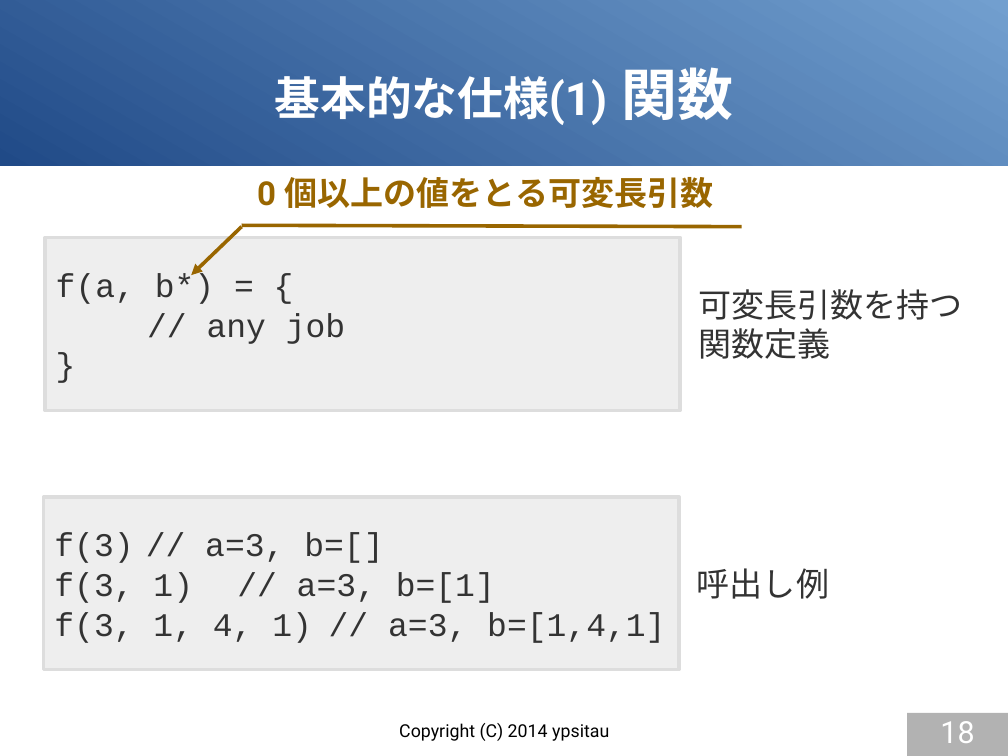
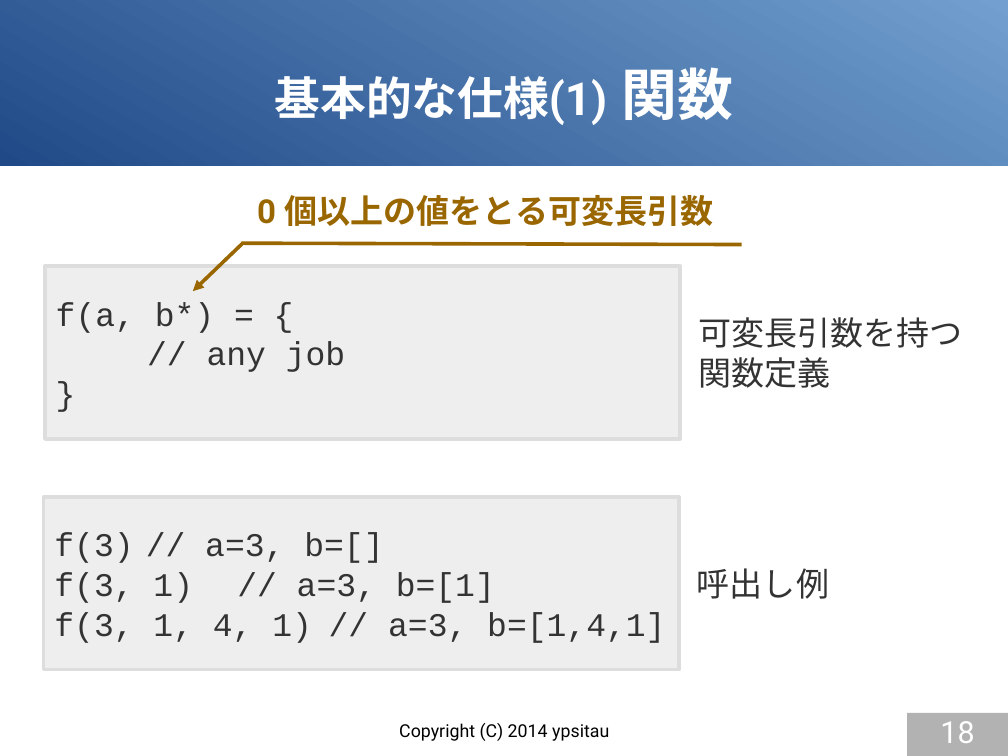
Before and after one commit to gura-lang/gura-doc, a slide deck: slide 18 of presentation/gura-introduction.odp. Drawn at 1008x756 pixels with LibreOffice and Linux fonts; fonts in the diff are those of the drawing. Boxes give left, top, right and bottom in pixels: in the first picture for what was removed or moved away, otherwise in the second. Text is boxed around its words. In the diff, an @@ line names an element or a change of style, - is before the commit and + after.

```diff
--- a/presentation/gura-introduction.odp
+++ b/presentation/gura-introduction.odp
@@ text "0 個以上の値をとる可変長引数": place and size @@
-text "0 個以上の値をとる可変長引数" at <box>257,177,713,208</box>
+text "0 個以上の値をとる可変長引数" at <box>257,195,713,226</box>
@@ rectangle "f(a, b*) = {": place and size @@
-rectangle "f(a, b*) = {" at <box>45,238,681,411</box>
+rectangle "f(a, b*) = {" at <box>45,266,681,439</box>
@@ arrow moved from (191, 275) - (241, 227) to (193, 291) - (243, 242) @@
@@ line moved from (241, 225) - (742, 227) to (241, 243) - (742, 244) @@
@@ text "可変長引数を持つ": place and size @@
-text "可変長引数を持つ" at <box>698,289,962,359</box>
+text "可変長引数を持つ" at <box>698,317,962,388</box>
```
Also in this commit, not shown: 7 other slides changed, 1 slide added.
